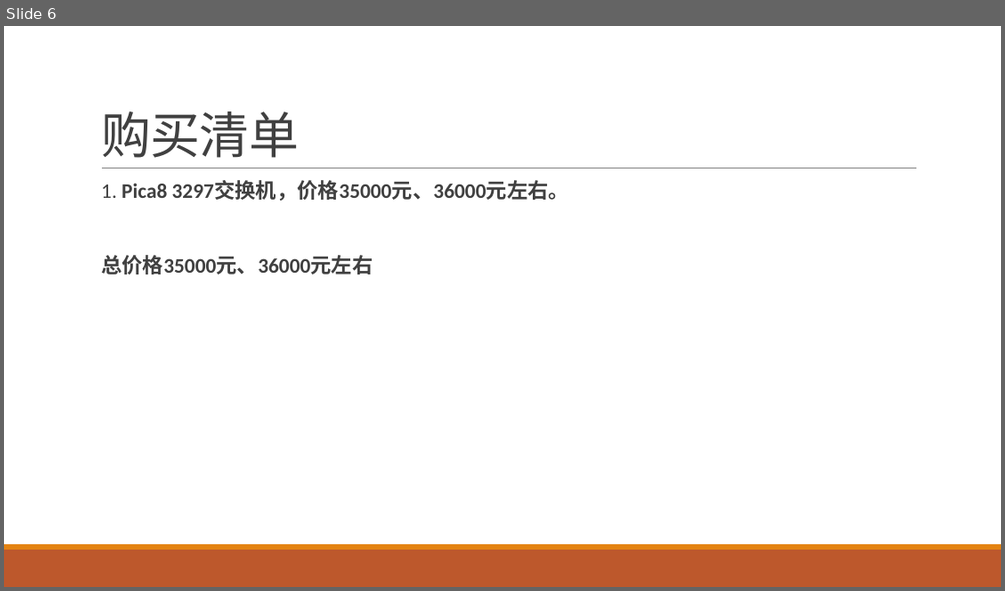
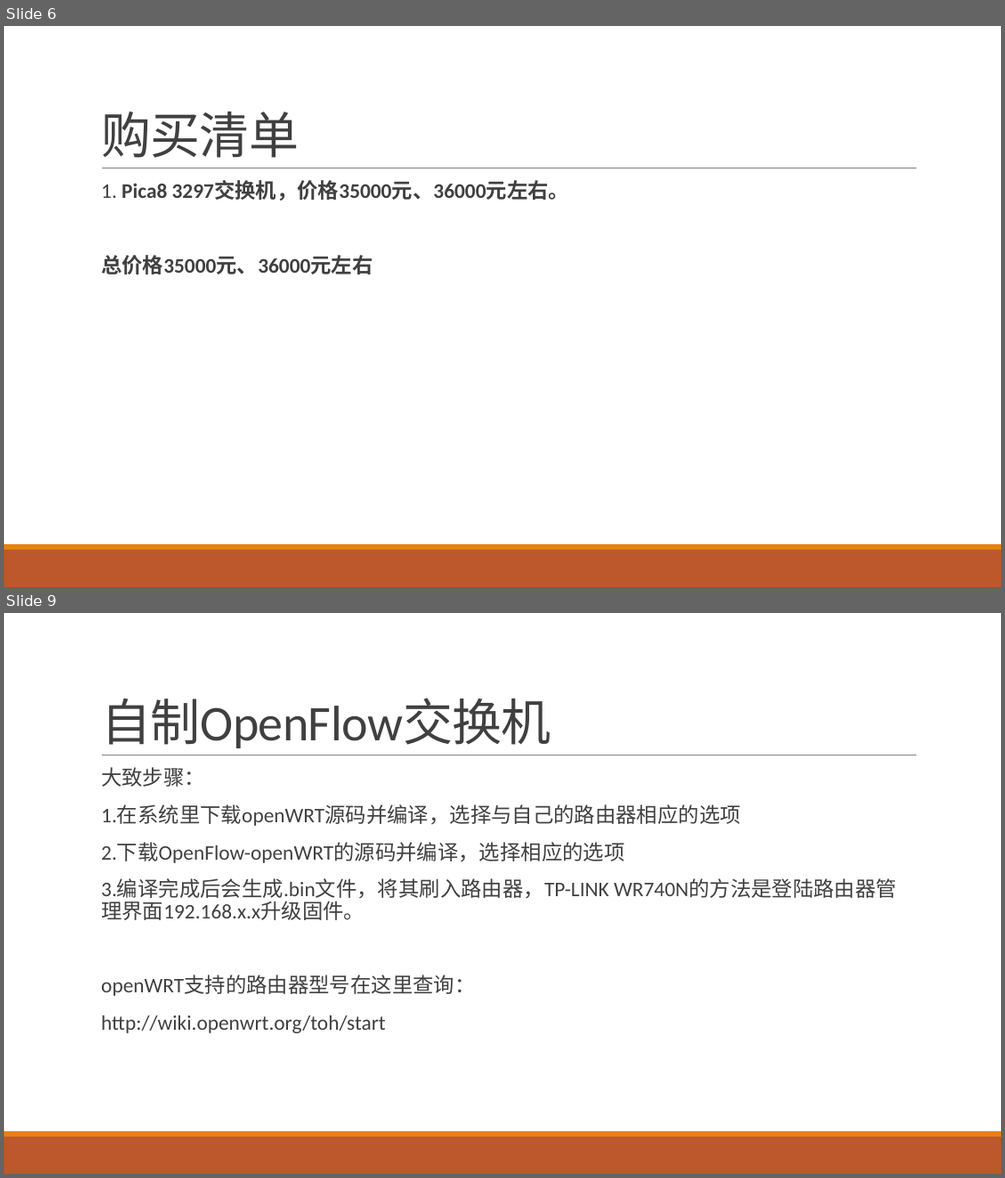
Before and after one commit to gittry1/gittry1.github.io, a slide deck: sysdjsdn/sysdjsdn.pptx. Shown one above the other, each under a label of ours: slide 6 before the commit, slides 6 and 9 after it; the slides between them are not shown. The pictures are 1005x591 and 1005x1178 pixels, drawn with LibreOffice and Linux fonts; fonts in the diff are those of the drawing. Boxes give left, top, right and bottom in pixels: in the first picture for what was removed or moved away, otherwise in the second. Text is boxed around its words. In the diff, an @@ line names an element or a change of style, - is before the commit and + after.

```diff
--- a/sysdjsdn/sysdjsdn.pptx
+++ b/sysdjsdn/sysdjsdn.pptx
@@ slide 9 added at box(4, 613, 1001, 1174), background #FFFFFF; not listed: 3 template elements that a slide beside it also shows @@
@@ title added at box(101, 698, 551, 748), 48 pt, text #404040 @@
+自制OpenFlow交换机
@@ text added at box(101, 767, 741, 1033), 20 pt, text #404040 @@
+  大致步骤：
+  1.在系统里下载openWRT源码并编译，选择与自己的路由器相应的选项
+  2.下载OpenFlow-openWRT的源码并编译，选择相应的选项
+  3.编译完成后会生成.bin文件，将其刷入路由器，TP-LINK WR740N的方法是登陆路由器管理界面192.168.x.x升级固件。
+  openWRT支持的路由器型号在这里查询：
+  http://wiki.openwrt.org/toh/start
```
Also in this commit, not shown: 2 slides changed, 30 other slides added, 1 other file.
